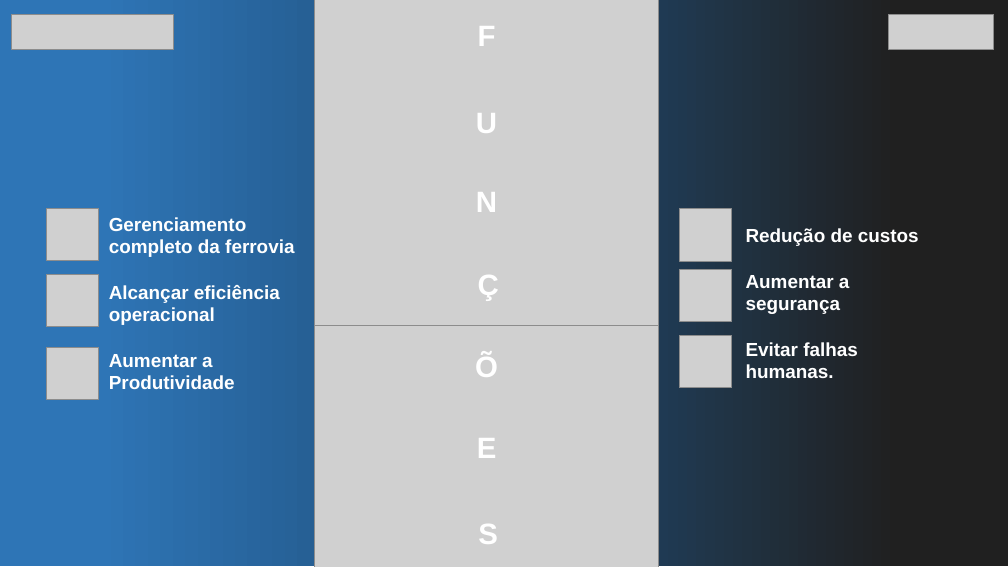
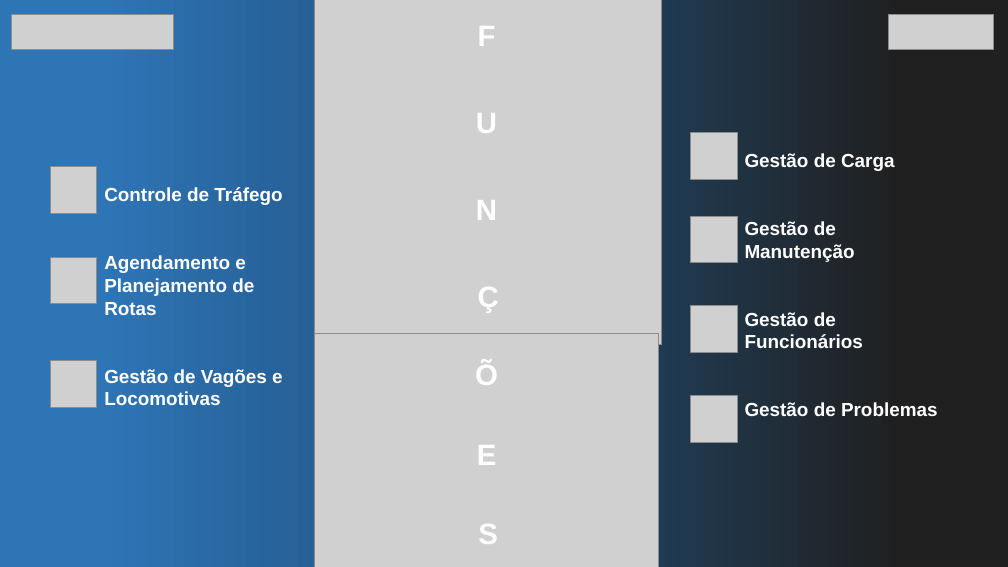
Before and after one commit to joaopaludo/RailWise, a slide deck: slide 3 of docs/Apresentação.pptx. Drawn at 1008x567 pixels with LibreOffice and Linux fonts; fonts in the diff are those of the drawing; grey boxes stand for pictures. Boxes give left, top, right and bottom in pixels: in the first picture for what was removed or moved away, otherwise in the second. Text is boxed around its words. In the diff, an @@ line names an element or a change of style, - is before the commit and + after.

```diff
--- a/docs/Apresentação.pptx
+++ b/docs/Apresentação.pptx
@@ picture: place and size @@
-picture at box(315, 0, 659, 336)
+picture at box(315, 0, 662, 345)
@@ picture added at box(690, 132, 737, 179) @@
@@ picture added at box(51, 166, 98, 213) @@
@@ text at box(745, 153, 938, 416): text changed @@
-Redução de custos
-Aumentar a segurança
-Evitar falhas humanas.
+Gestão de Carga
+Gestão de Manutenção
+Gestão de Funcionários
+Gestão de Problemas
@@ picture removed at box(46, 208, 98, 260) @@
@@ text at box(104, 187, 283, 405): text changed @@
-Gerenciamento completo da ferrovia
-Alcançar eficiência operacional
-Aumentar a Produtividade
+Controle de Tráfego
+Agendamento e Planejamento de Rotas
+Gestão de Vagões e Locomotivas
@@ picture: place and size @@
-picture at box(680, 209, 732, 261)
+picture at box(690, 216, 737, 263)
@@ picture added at box(51, 257, 98, 304) @@
@@ picture removed at box(680, 269, 732, 321) @@
@@ picture removed at box(46, 274, 98, 327) @@
@@ 3 texts: place and size @@
-3 texts at box(475, 192, 499, 377)
+3 texts at box(475, 200, 499, 385)
@@ picture added at box(690, 306, 737, 353) @@
@@ picture: place and size @@
-picture at box(315, 326, 659, 567)
+picture at box(315, 334, 659, 567)
@@ picture removed at box(680, 336, 732, 388) @@
@@ picture: place and size @@
-picture at box(46, 347, 98, 399)
+picture at box(51, 361, 98, 408)
@@ picture added at box(690, 395, 737, 442) @@
@@ text "E": place and size @@
-text "E" at box(477, 438, 497, 458)
+text "E" at box(477, 445, 497, 465)
```
Also in this commit, not shown: 2 slides added, 2 slides removed.
